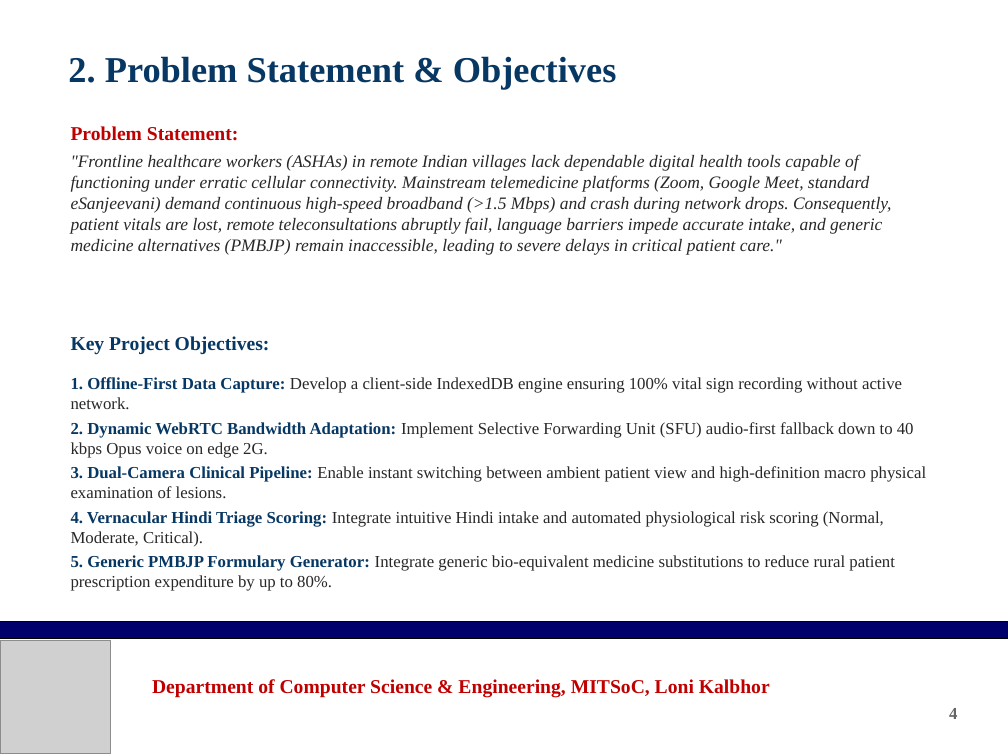
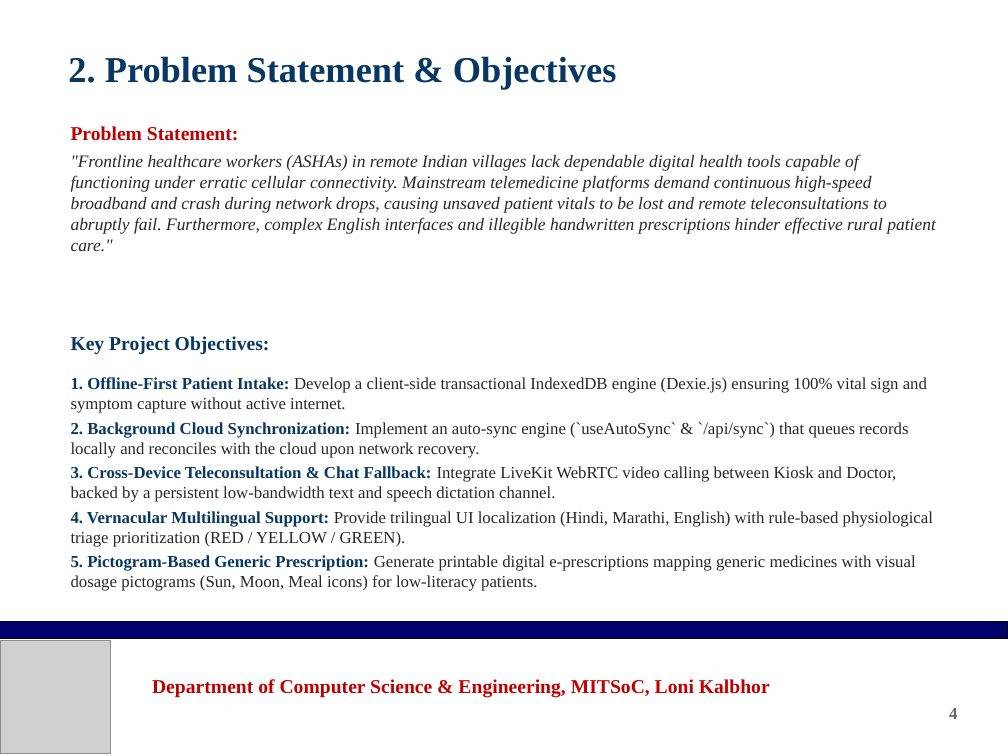
Before and after one commit to prodsumo-sumedh/Null_Pointers, a slide deck: slide 4 of AarogyaSangam_Project_Presentation.pptx. Drawn at 1008x756 pixels with LibreOffice and Linux fonts; fonts in the diff are those of the drawing; grey boxes stand for pictures; background and template pictures are left out. Boxes give left, top, right and bottom in pixels: in the first picture for what was removed or moved away, otherwise in the second. Text is boxed around its words. In the diff, an @@ line names an element or a change of style, - is before the commit and + after.

```diff
--- a/AarogyaSangam_Project_Presentation.pptx
+++ b/AarogyaSangam_Project_Presentation.pptx
@@ text at bbox=[71, 155, 936, 252]: text changed @@
-"Frontline healthcare workers (ASHAs) in remote Indian villages lack dependable digital health tools capable of functioning under erratic cellular connectivity. Mainstream telemedicine platforms (Zoom, Google Meet, standard eSanjeevani) demand continuous high-speed broadband (>1.5 Mbps) and crash during network drops. Consequently, patient vitals are lost, remote teleconsultations abruptly fail, language barriers impede accurate intake, and generic medicine alternatives (PMBJP) remain inaccessible, leading to severe delays in critical patient care."
+"Frontline healthcare workers (ASHAs) in remote Indian villages lack dependable digital health tools capable of functioning under erratic cellular connectivity. Mainstream telemedicine platforms demand continuous high-speed broadband and crash during network drops, causing unsaved patient vitals to be lost and remote teleconsultations to abruptly fail. Furthermore, complex English interfaces and illegible handwritten prescriptions hinder effective rural patient care."
@@ text at bbox=[71, 377, 933, 591]: text changed @@
-1. Offline-First Data Capture: Develop a client-side IndexedDB engine ensuring 100% vital sign recording without active network.
-2. Dynamic WebRTC Bandwidth Adaptation: Implement Selective Forwarding Unit (SFU) audio-first fallback down to 40 kbps Opus voice on edge 2G.
-3. Dual-Camera Clinical Pipeline: Enable instant switching between ambient patient view and high-definition macro physical examination of lesions.
-4. Vernacular Hindi Triage Scoring: Integrate intuitive Hindi intake and automated physiological risk scoring (Normal, Moderate, Critical).
-5. Generic PMBJP Formulary Generator: Integrate generic bio-equivalent medicine substitutions to reduce rural patient prescription expenditure by up to 80%.
+1. Offline-First Patient Intake: Develop a client-side transactional IndexedDB engine (Dexie.js) ensuring 100% vital sign and symptom capture without active internet.
+2. Background Cloud Synchronization: Implement an auto-sync engine (`useAutoSync` & `/api/sync`) that queues records locally and reconciles with the cloud upon network recovery.
+3. Cross-Device Teleconsultation & Chat Fallback: Integrate LiveKit WebRTC video calling between Kiosk and Doctor, backed by a persistent low-bandwidth text and speech dictation channel.
+4. Vernacular Multilingual Support: Provide trilingual UI localization (Hindi, Marathi, English) with rule-based physiological triage prioritization (RED / YELLOW / GREEN).
+5. Pictogram-Based Generic Prescription: Generate printable digital e-prescriptions mapping generic medicines with visual dosage pictograms (Sun, Moon, Meal icons) for low-literacy patients.
```
Also in this commit, not shown: 10 other slides changed, 3 other files.
